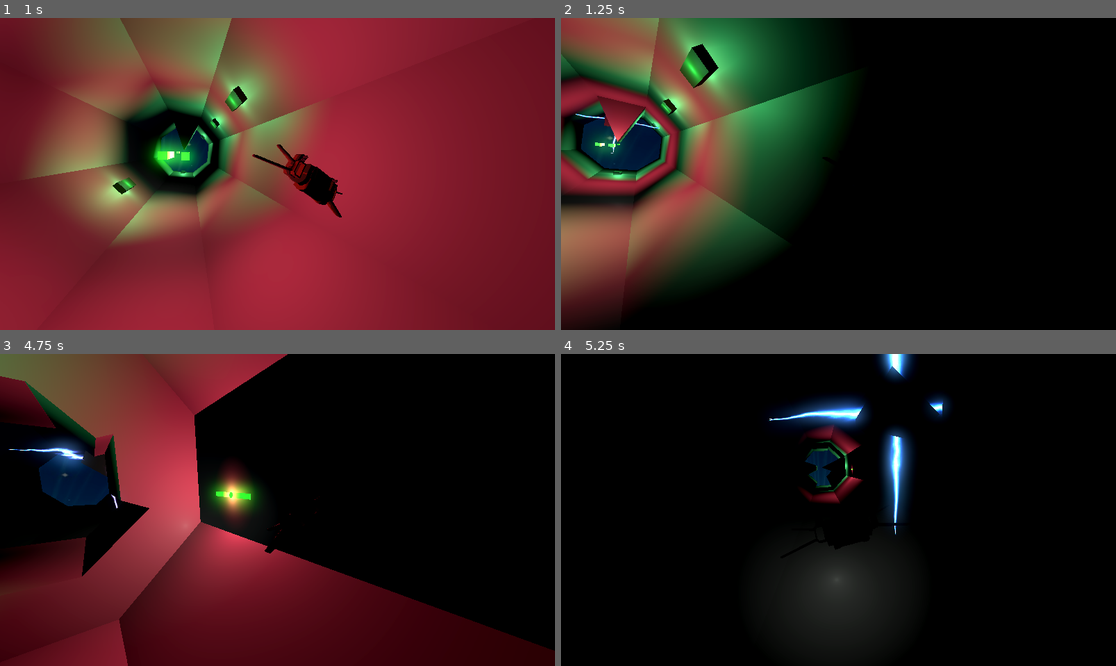
Above: before the commit, frames 1-4 (two rows, left to right).
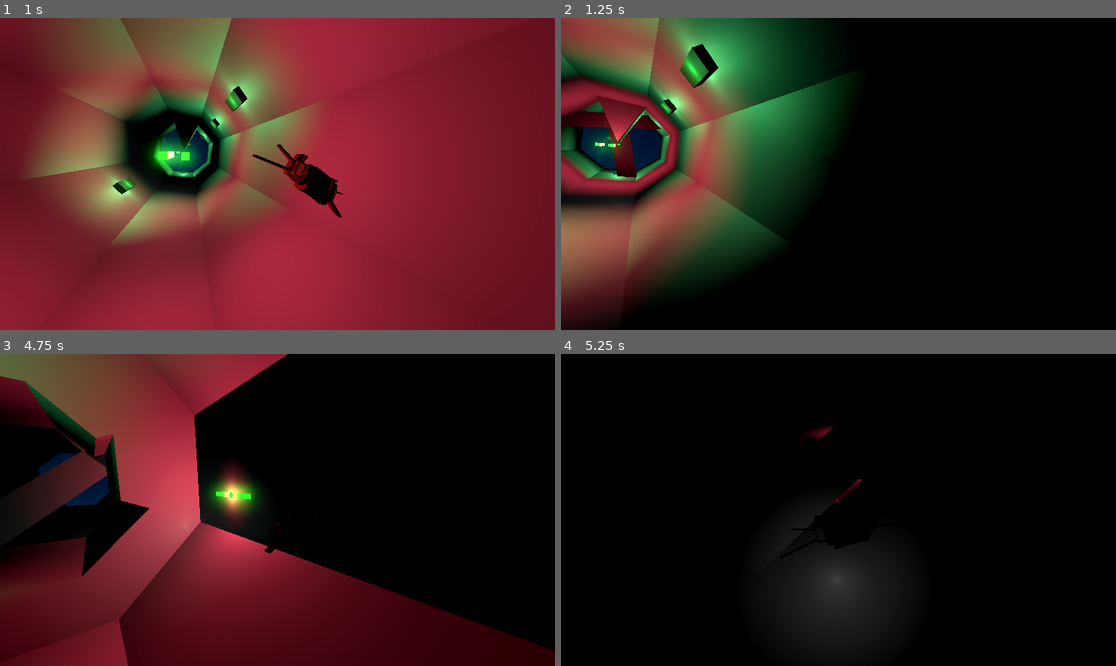
Above: after the commit, the same moments.

Repository: ilyaev/godot-tunnel-wave
Game: Godot game, scene res://world.tscn
Same seed, same stepped clock (60 frames per second), same inputs: the game is played once before the commit and once after it.
Inputs:
- Up to frame 1 (1 s): tap Enter (ui_accept) at 0.5, 0.77 s; hold Right (ui_right) from 0.53 s (still down)
- Up to frame 2 (1.25 s): keep holding Right (ui_right)
- Up to frame 3 (4.75 s): release Right (ui_right) at 1.28 s; hold Down (ui_down) 1.28-2.03 s; tap Enter (ui_accept) at 1.52, 3.02, 3.77, 4.25, 4.52 s; hold Right (ui_right) 2.03-2.78 s; hold Up (ui_up) 2.78-3.53 s; hold Left (ui_left) from 3.53 s (still down)
- Up to frame 4 (5.25 s): release Left (ui_left) at 5.03 s; hold Down (ui_down) from 5.03 s (still down)

Frame 1 is identical in both runs. In frame 2, 0.9% of the frame differs, in the area x 0-19%, y 29-52%; in frame 3, 2.5%; in frame 4, 4.8%, in the area x 37-71%, y 0-59%.

Commit message:
fix: better lighning flicks

Diff:
--- a/tunnel/obstacles/block/block.gd
+++ b/tunnel/obstacles/block/block.gd
@@ -17,6 +17,17 @@
 	$mesh.set_instance_shader_parameter('y', float(y))
 	$mesh.set_instance_shader_parameter('isTarget', is_target)
 	# scale = Vector3(max(.5,abs(noise.x)), max(.5,abs(noise.y)), max(.5,abs(noise.z))) * 1.5
+
+	var light_rot = GlobalNoise.n21(y, 23.22)*3
+	$lightnet.rotate_z(light_rot * PI * 2)
+
+	for i in range($lightnet.get_child_count()):
+		var light = $lightnet.get_child(i)
+		light.get_child(0).set_instance_shader_parameter('y', float(y))
+		light.get_child(0).set_instance_shader_parameter('x', float(i))
+		light.get_child(0).set_instance_shader_parameter('density', randf_range(10.,30.))
+		light.get_child(0).set_instance_shader_parameter('flick', randf_range(2.,8.))
+
 	pass # Replace with function body.
 
 
--- a/tunnel/obstacles/block/block.tscn
+++ b/tunnel/obstacles/block/block.tscn
@@ -25,8 +25,10 @@
 [node name="CollisionShape3D" type="CollisionShape3D" parent="mesh/StaticBody3D"]
 shape = SubResource("BoxShape3D_dogyo")
 
-[node name="lightning" parent="." instance=ExtResource("3_aonye")]
-transform = Transform3D(1, 0, 0, 0, 1, 0, 0, 0, 1, 0.137478, 0, 0)
+[node name="lightnet" type="Node3D" parent="."]
 
-[node name="lightning3" parent="." instance=ExtResource("3_aonye")]
-transform = Transform3D(-0.0108907, 0.999941, 0, -0.999941, -0.0108907, 0, 0, 0, 1, -0.019058, 0.0514718, 0.275002)
+[node name="lightning" parent="lightnet" instance=ExtResource("3_aonye")]
+transform = Transform3D(2, -3.48787e-16, 3.48787e-16, 6.97574e-16, 1, -3.48787e-16, -6.97574e-16, 3.48787e-16, 1, 0.137478, 0, 0)
+
+[node name="lightning3" parent="lightnet" instance=ExtResource("3_aonye")]
+transform = Transform3D(-0.0217813, 0.999941, 0, -1.99988, -0.0108907, 0, 0, 0, 1, -0.019058, 0.0514718, 0.275002)
--- a/tunnel/obstacles/lightning/lightning.gdshader
+++ b/tunnel/obstacles/lightning/lightning.gdshader
@@ -1,22 +1,57 @@
 shader_type spatial;
 
 uniform sampler2D noise;
+instance uniform float y;
+instance uniform float x;
+instance uniform float density;
+instance uniform float flick;
 
-float n21(vec2 n) {
-    return fract(sin(dot(n, vec2(12.9898 + floor(1.), 14.1414))) * 43758.5453);
+float n21(vec2 n, float seed) {
+	// return texture(noise, n).r;
+    return fract(sin(dot(n, vec2(12.9898 + floor(seed+y), 14.1414 + y))) * 43758.5453);
+}
+
+float distanceFromSegment(vec2 U, vec2 A, vec2 B)
+{
+	vec2 UA = U - A;
+    vec2 BA = (B - A);
+
+    float s = dot(UA, BA) / length(BA);   // scalar projection of U-A on B-A
+    s = s / length(BA); 				  // normalize the projection value in the range [0,1],
+    								      //  a value of 0 means the projection correspond to A, 1 to B,
+    									  //  in between the projection is inside the segment,
+                                          //  outside [0,1] the projection is outside the segment.
+    s = clamp(s, 0., 1.);                 // If the scalar projection is outside [0,1], its value is clamped to
+                                          //  0 or 1 ...
+
+    return length(UA - s*BA);          	  // ... so here we compute the distance of U from its projection if it is
+                                          // inside the segment, or from the extreme points A or B if it is outside
 }
 
 void fragment() {
 	vec2 uv = UV;
 	vec3 color = vec3(.1, .3, .9);
 
+	float speed = TIME*1.+sin(TIME +cos(TIME+y)-y)*flick;
 	float n = texture(noise, uv/2. + vec2(TIME*.1, TIME-texture(noise, uv/20.).r )).r - .5;
-
 	float mag = sin(uv.x*PI)*.05;
 
-	vec3 col = pow(mag/abs(uv.y - .5 - n*(.2 + .2*abs(sin(TIME*10. + cos(uv.y))))), 1.2) * color;
+	vec2 cells = vec2(density, 1.);
+    uv *= cells;
 
+	vec2 id = floor(uv);
+    uv = fract(uv);
+
+	float an = min(0.4, n21(vec2(id.y, 2.), TIME) + .2);
+
+    float y1 = n21(vec2(id.x + 100., id.y + floor(speed)), TIME)*an + (1. - an);
+    float y2 = n21(vec2(id.x + 1. + 100., id.y + floor(speed)), TIME)*an + (1. - an);
+
+	float d = distanceFromSegment(uv + vec2(0., .5- n*(.2 + .2*abs(sin(TIME*10. + cos(uv.y))))), vec2(0., y1), vec2(1., y2));
+    float line = pow(mag/d, 1.2);
+
+	vec3 col = line * max(vec3(0.3, 0.6, 0.3), vec3(sin(TIME + id.y), cos(TIME-id.y*3.), cos(TIME/2. + id.y/2.)));
 
 	EMISSION = col * 3.;
-	ALPHA = smoothstep(0.1, 1., col.b);
+	ALPHA = smoothstep(0.1, 1., (col.b + col.r + col.g)/3.);
 }
